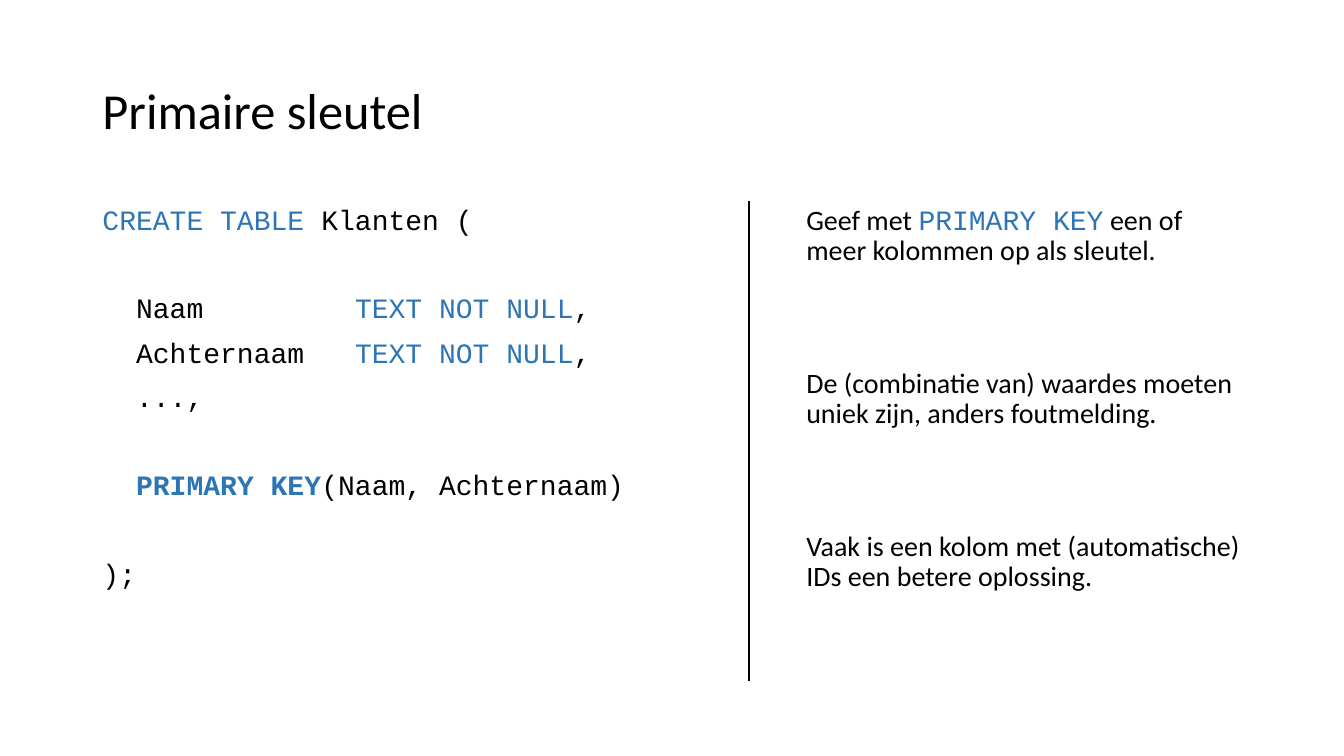
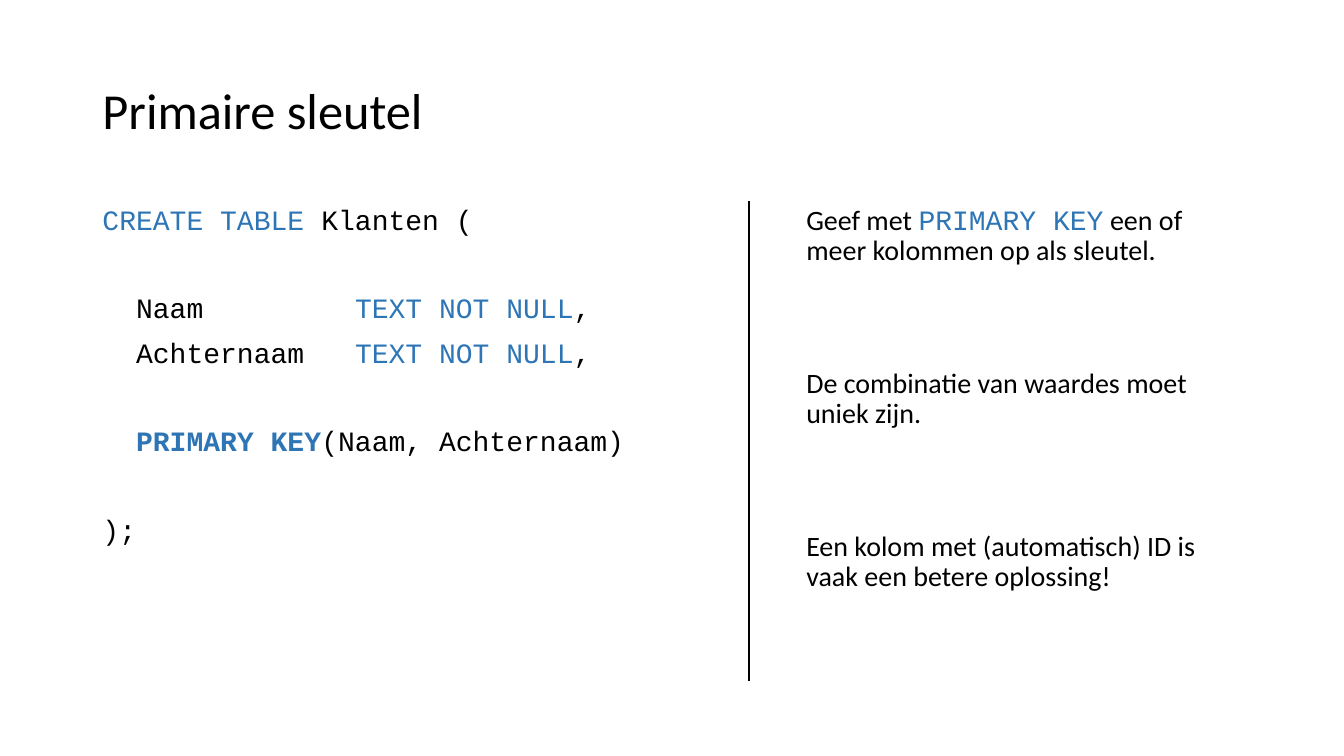
Before and after one commit to LFKoning/knowledge-sharing, a slide deck: slide 31 of sql_course/2_database_design/2_database_design.pptx (slide 26 before the commit). Drawn at 1344x756 pixels with LibreOffice and Linux fonts; fonts in the diff are those of the drawing. Boxes give left, top, right and bottom in pixels: in the first picture for what was removed or moved away, otherwise in the second. Text is boxed around its words. In the diff, an @@ line names an element or a change of style, - is before the commit and + after.

```diff
--- a/sql_course/2_database_design/2_database_design.pptx
+++ b/sql_course/2_database_design/2_database_design.pptx
@@ text at box(102, 210, 624, 457): paragraph removed @@
-...,
@@ text at box(806, 373, 1195, 591): text changed @@
-De (combinatie van) waardes moeten uniek zijn, anders foutmelding.
-Vaak is een kolom met (automatische) IDs een betere oplossing.
+De combinatie van waardes moet uniek zijn.
+Een kolom met (automatisch) ID is vaak een betere oplossing!
```
Also in this commit, not shown: 28 other slides changed, 17 slides added, 10 slides removed, 8 other files.
